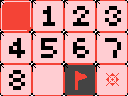
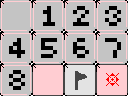
Revision of a layered 128px x 96px image; what changed, layer by layer:
moved "empty" above "flag", painted on it over [left=32, top=64, right=64, bottom=96]
painted on "flag" over [left=64, top=64, right=96, bottom=96]
painted on "mine" over [left=96, top=64, right=128, bottom=96]
renamed "1" to "1-letter", painted on it over [left=32, top=0, right=64, bottom=32]
renamed "2" to "2-letter", painted on it over [left=64, top=0, right=96, bottom=32]
renamed "3" to "3-letter", painted on it over [left=96, top=0, right=128, bottom=32]
renamed "4" to "4-letter", painted on it over [left=0, top=32, right=32, bottom=64]
renamed "5" to "5-letter", painted on it over [left=32, top=32, right=64, bottom=64]
renamed "6" to "6-letter", painted on it over [left=64, top=32, right=96, bottom=64]
renamed "7" to "7-letter", painted on it over [left=96, top=32, right=128, bottom=64]
renamed "8" to "8-letter", painted on it over [left=0, top=64, right=32, bottom=96]
renamed "0" to "pattern", moved it below "8-letter", painted on it over [left=0, top=0, right=128, bottom=96]
